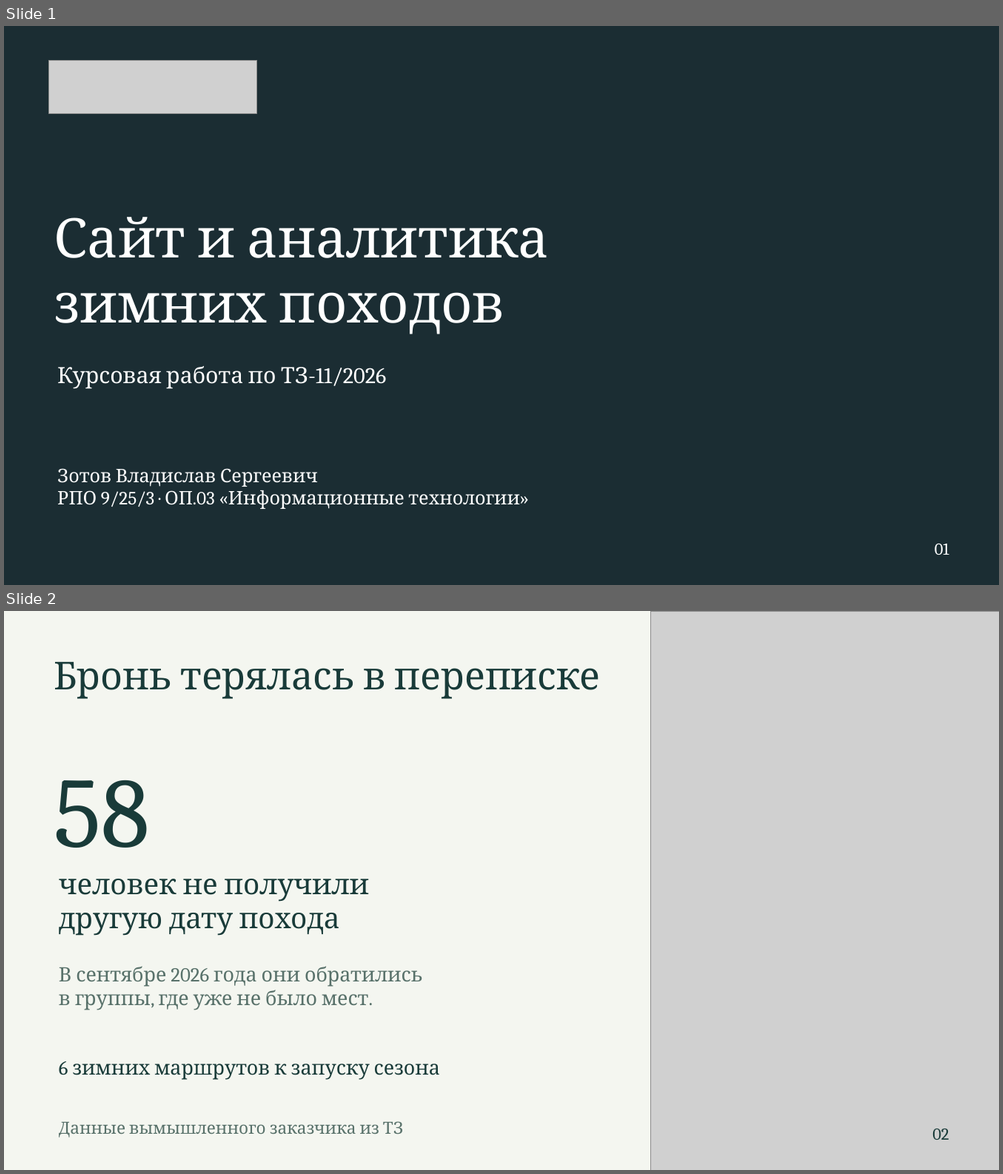
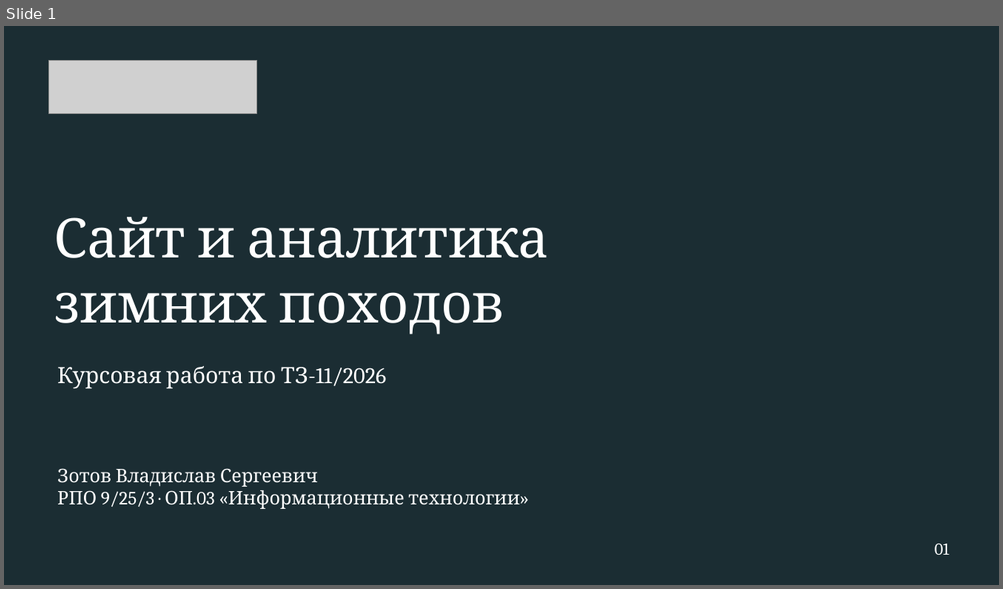
Before and after one commit to Resolushh/tz-11-turklub-tropa, a slide deck: presentation/zashchita.pptx. Shown one above the other, each under a label of ours: slides 1 and 2 before the commit, slide 1 after it. The pictures are 1003x1174 and 1003x589 pixels, drawn with LibreOffice and Linux fonts; fonts in the diff are those of the drawing; grey boxes stand for pictures; background and template pictures are left out; a plain dark background stands for a picture behind light text. Boxes give left, top, right and bottom in pixels: in the first picture for what was removed or moved away, otherwise in the second. Text is boxed around its words. In the diff, an @@ line names an element or a change of style, - is before the commit and + after.

```diff
--- a/presentation/zashchita.pptx
+++ b/presentation/zashchita.pptx
@@ slide 2 removed at bbox=[4, 611, 999, 1170], background #F4F6F0 @@
@@ picture removed at bbox=[650, 611, 998, 1170] @@
@@ text removed at bbox=[54, 662, 600, 699] @@
-Бронь терялась в переписке
@@ text removed at bbox=[54, 780, 149, 848] @@
-58
@@ text removed at bbox=[59, 879, 369, 936] @@
-человек не получили
-другую дату похода
@@ text removed at bbox=[59, 966, 423, 1011] @@
-В сентябре 2026 года они обратились
-в группы, где уже не было мест.
@@ text removed at bbox=[59, 1062, 440, 1080] @@
-6 зимних маршрутов к запуску сезона
@@ text removed at bbox=[59, 1122, 404, 1138] @@
-Данные вымышленного заказчика из ТЗ
@@ text removed at bbox=[932, 1129, 948, 1140] @@
-02
```
Also in this commit, not shown: 6 slides changed, 5 slides added, 4 other slides removed, 4 other files.
